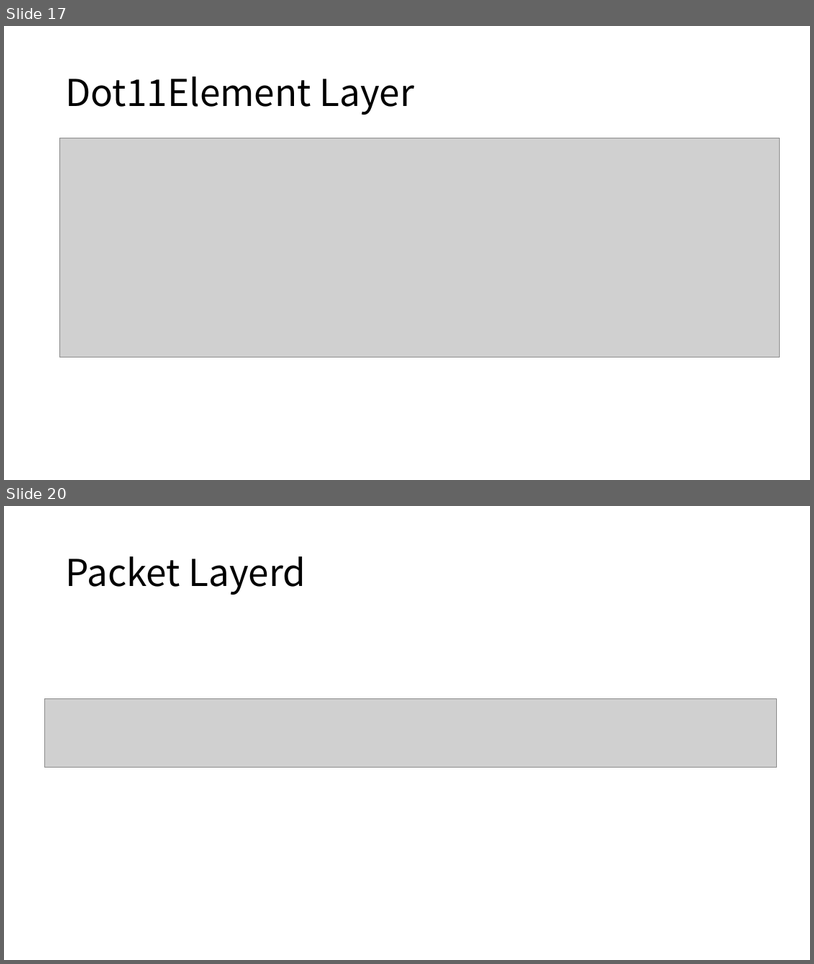
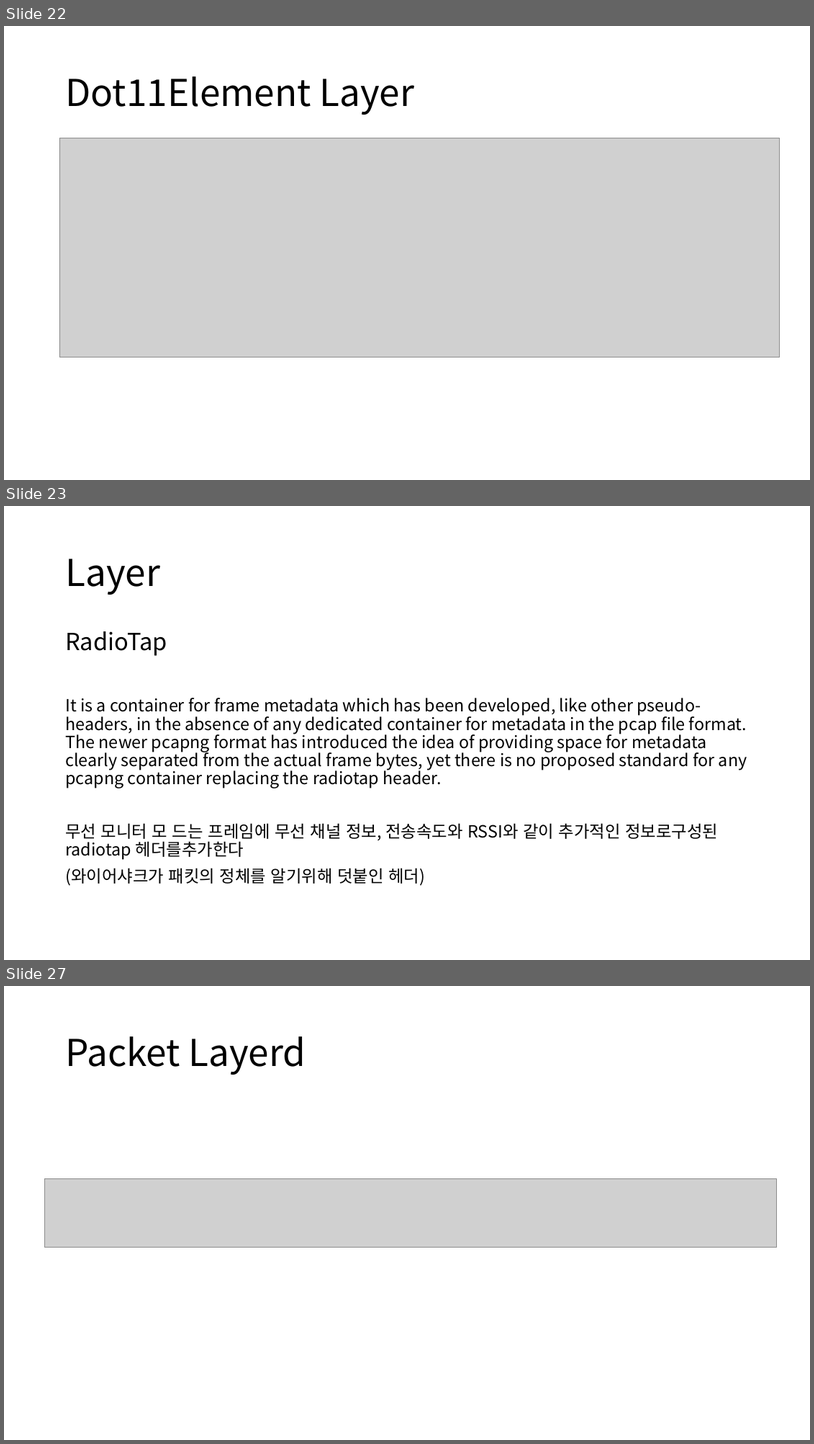
Before and after one commit to gunwooKim-Korea/network-fuzzer, a slide deck: networkfuzzer/Network fuzzer.pptx. Shown one above the other, each under a label of ours: slides 17 and 20 before the commit, slides 22, 23 and 27 after it; the slides between them are not shown. The pictures are 814x964 and 814x1444 pixels, drawn with LibreOffice and Linux fonts; fonts in the diff are those of the drawing; grey boxes stand for pictures. Boxes give left, top, right and bottom in pixels: in the first picture for what was removed or moved away, otherwise in the second. Text is boxed around its words. In the diff, an @@ line names an element or a change of style, - is before the commit and + after.

```diff
--- a/networkfuzzer/Network fuzzer.pptx
+++ b/networkfuzzer/Network fuzzer.pptx
@@ slide 23 added at <box>4,506,810,960</box>, background #FFFFFF @@
@@ title added at <box>65,559,160,595</box>, 44 pt, text #000000 @@
+Layer
@@ text added at <box>65,631,748,885</box>, 20 pt, text #000000 @@
+RadioTap
+It is a container for frame metadata which has been developed, like other pseudo-headers, in the absence of any dedicated container for metadata in the pcap file format. The newer pcapng format has introduced the idea of providing space for metadata clearly separated from the actual frame bytes, yet there is no proposed standard for any pcapng container replacing the radiotap header.
+무선 모니터 모 드는 프레임에 무선 채널 정보, 전송속도와 RSSI와 같이 추가적인 정보로구성된radiotap 헤더를추가한다
+(와이어샤크가 패킷의 정체를 알기위해 덧붙인 헤더)
@@ what was slide 17 is now slide 22 @@
@@ what was slide 20 is now slide 27 @@
```
Also in this commit, not shown: 2 slides changed, 19 other slides added.
